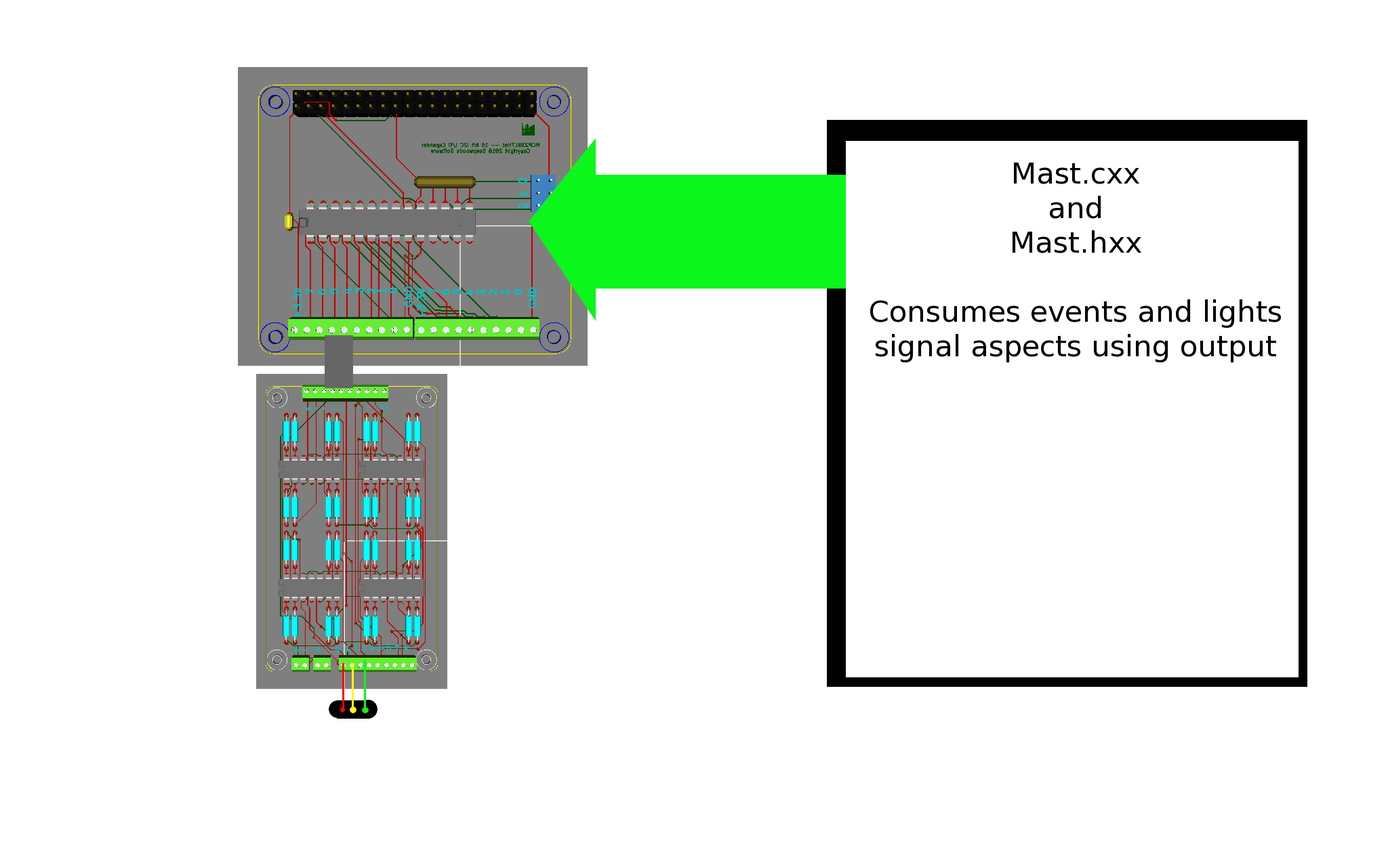
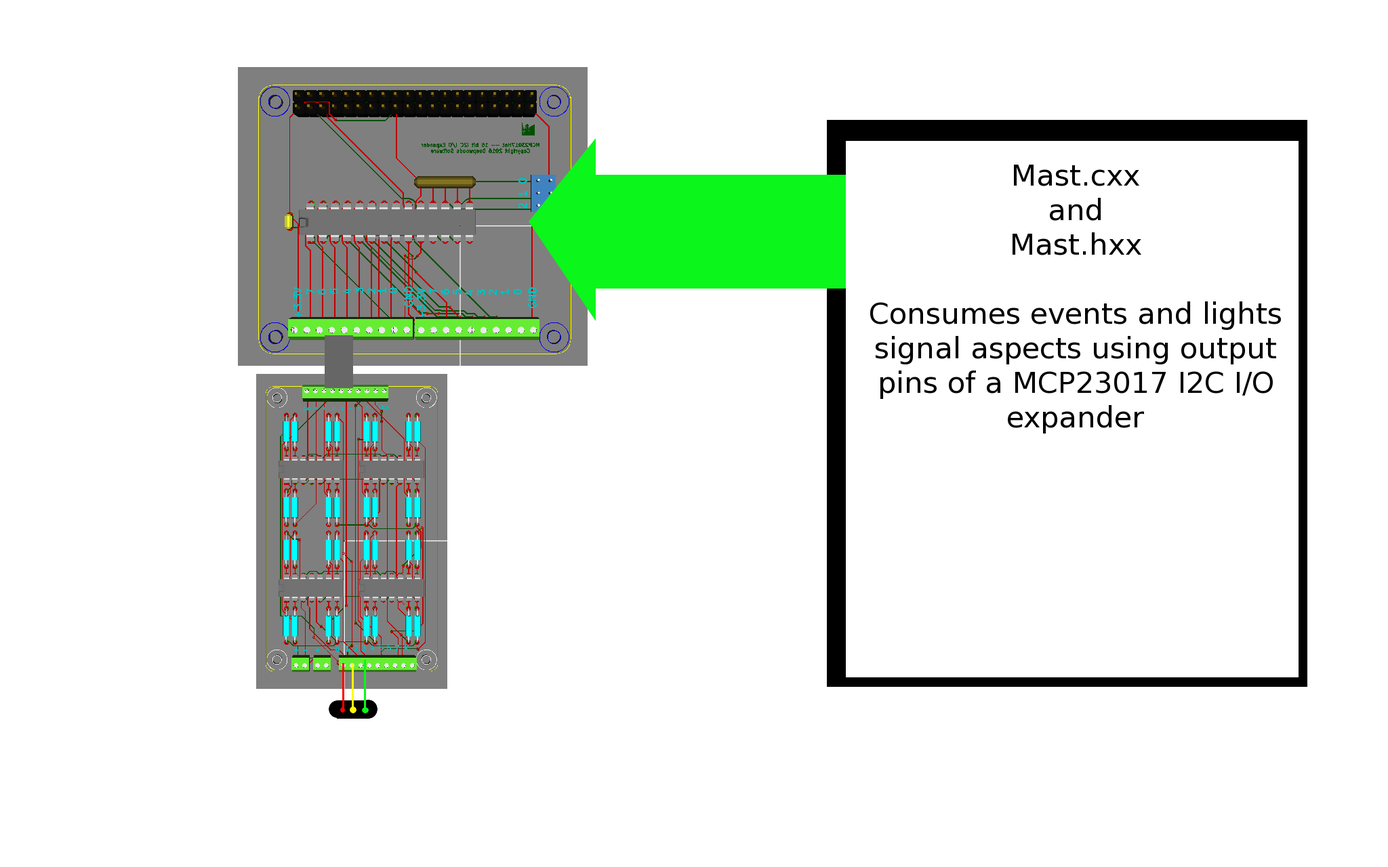
Layered file, before and after one edit (1388x867). Changes by layer:
moved "Mast.cxx ..." above "Signal Head", painted on it over 869, 162, 1281, 434
